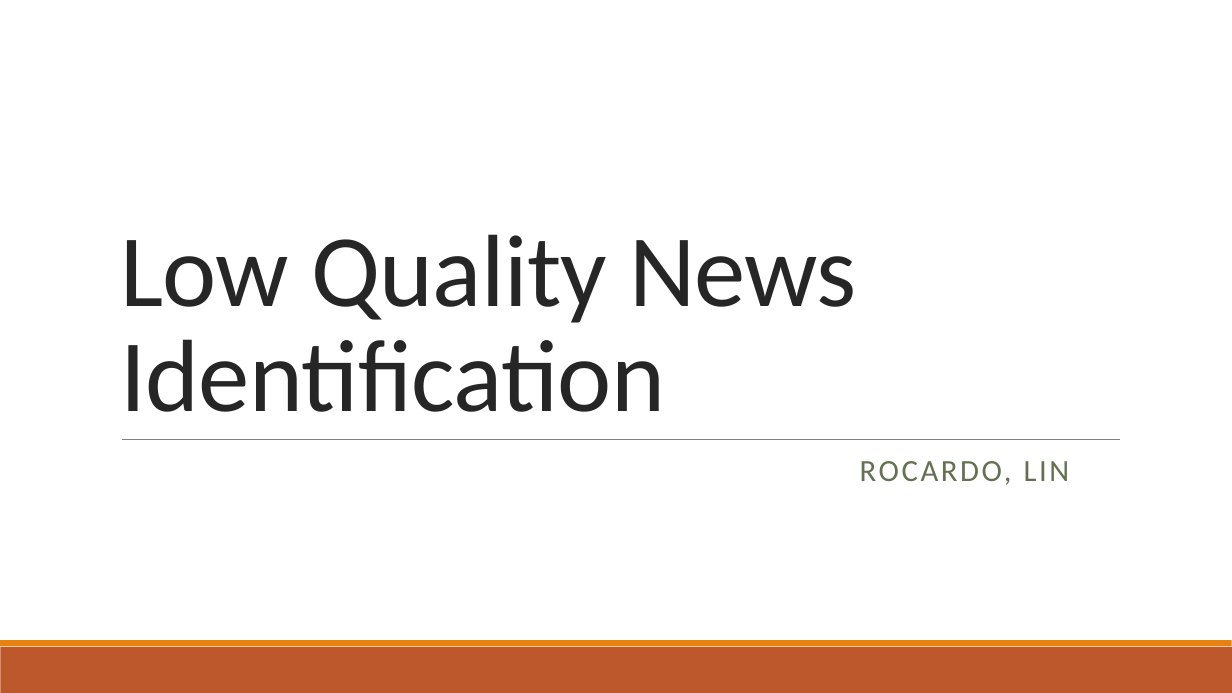
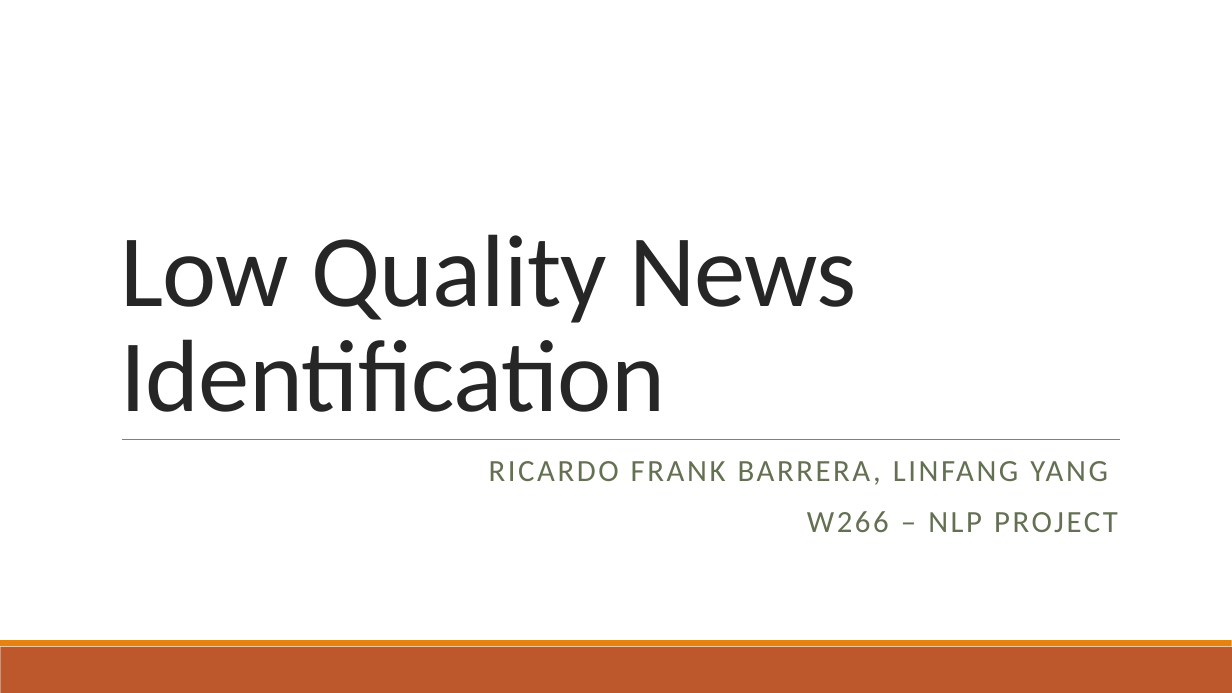
Before and after one commit to yanglinfang/W266FakeNewsIdentification, a slide deck: slide 1 of Low Quality News Identification.pptx. Drawn at 1232x693 pixels with LibreOffice and Linux fonts; fonts in the diff are those of the drawing. Boxes give left, top, right and bottom in pixels: in the first picture for what was removed or moved away, otherwise in the second. Text is boxed around its words. In the diff, an @@ line names an element or a change of style, - is before the commit and + after.

```diff
--- a/Low Quality News Identification.pptx
+++ b/Low Quality News Identification.pptx
@@ subtitle at <box>489,461,1118,532</box>: text changed @@
-ROCARDO, LIN
+RICARDO FRANK BARRERA, LINFANG YANG
+W266 – NLP PROJECT
```
Also in this commit, not shown: 3 other slides changed, 3 slides added, 1 slide removed.
